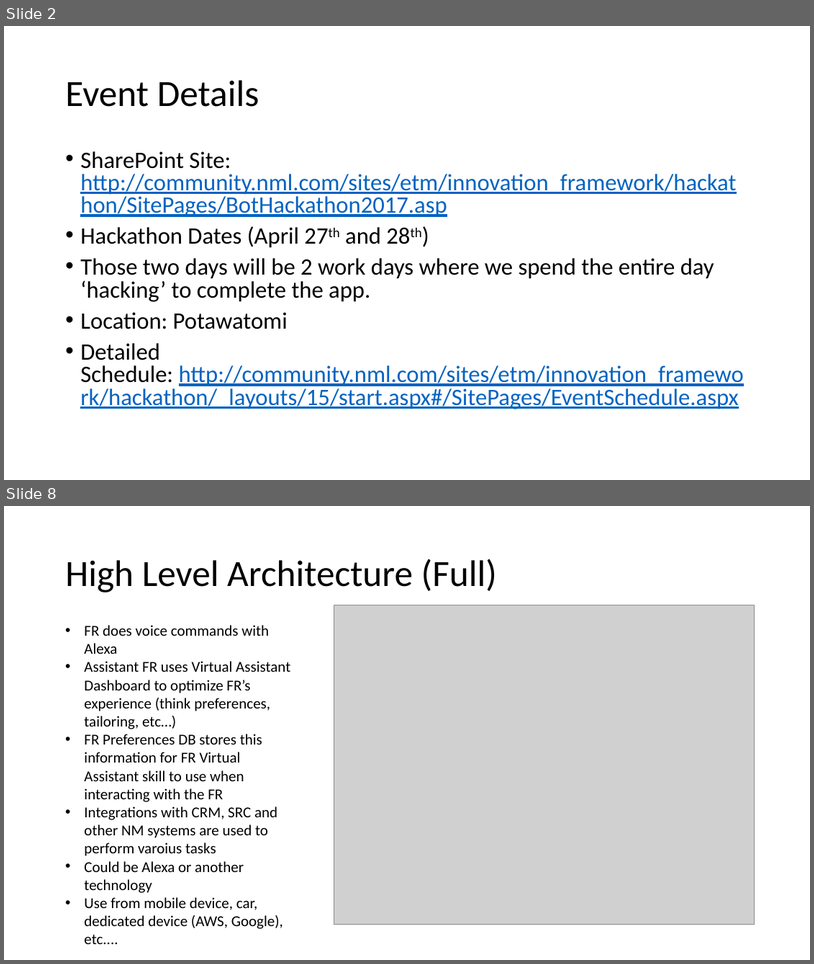
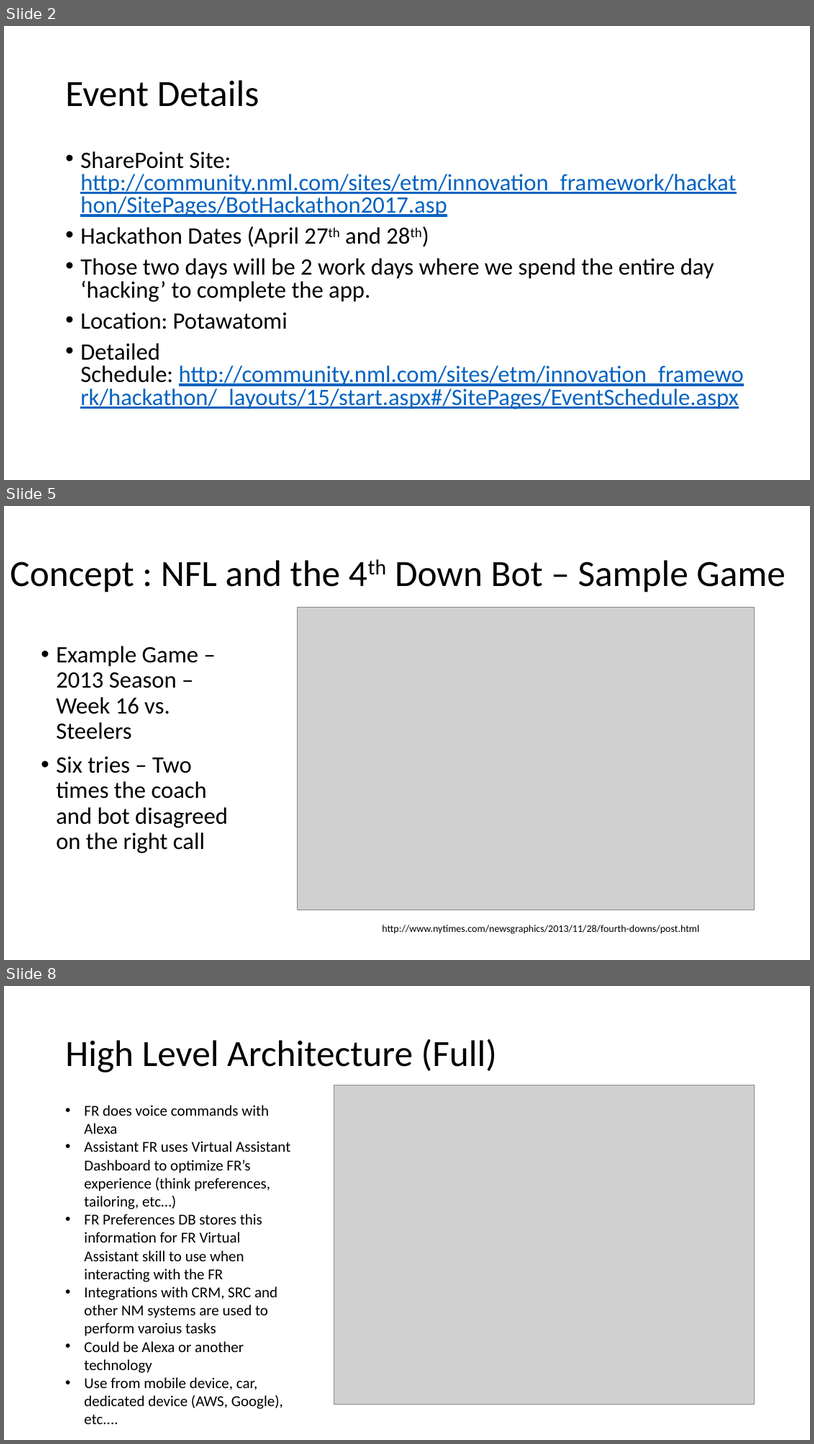
Before and after one commit to PaulJDix/nmhack17-design-doc, a slide deck: IdeasPPT.pptx. Shown one above the other, each under a label of ours: slides 2 and 8 before the commit, slides 2, 5 and 8 after it; the slides between them are not shown. The pictures are 814x964 and 814x1444 pixels, drawn with LibreOffice and Linux fonts; fonts in the diff are those of the drawing; grey boxes stand for pictures. Boxes give left, top, right and bottom in pixels: in the first picture for what was removed or moved away, otherwise in the second. Text is boxed around its words. In the diff, an @@ line names an element or a change of style, - is before the commit and + after.

```diff
--- a/IdeasPPT.pptx
+++ b/IdeasPPT.pptx
@@ slide 5 added at [4,506,810,960], background #FFFFFF @@
@@ title added at [10,560,785,592], 44 pt, text #000000 @@
+Concept : NFL and the 4th Down Bot – Sample Game
@@ picture added at [298,607,756,909] @@
@@ text added at [56,646,228,853], 28 pt, text #000000 @@
+• Example Game – 2013 Season – Week 16 vs. Steelers
+• Six tries – Two times the coach and bot disagreed on the right call
@@ text added at [382,924,700,934], 12 pt, text #000000 @@
+http://www.nytimes.com/newsgraphics/2013/11/28/fourth-downs/post.html
```
Also in this commit, not shown: 4 other slides added, 8 other files.
